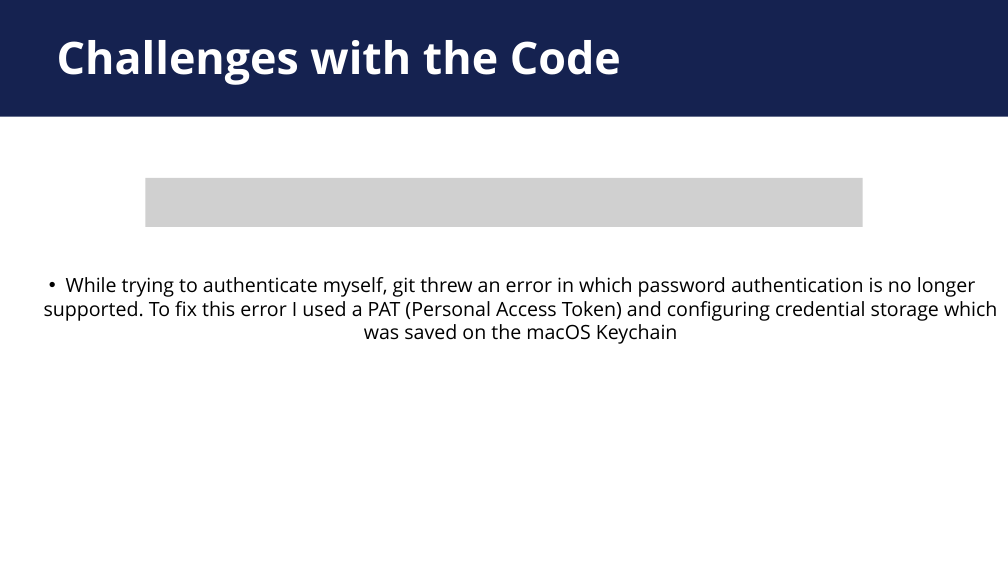
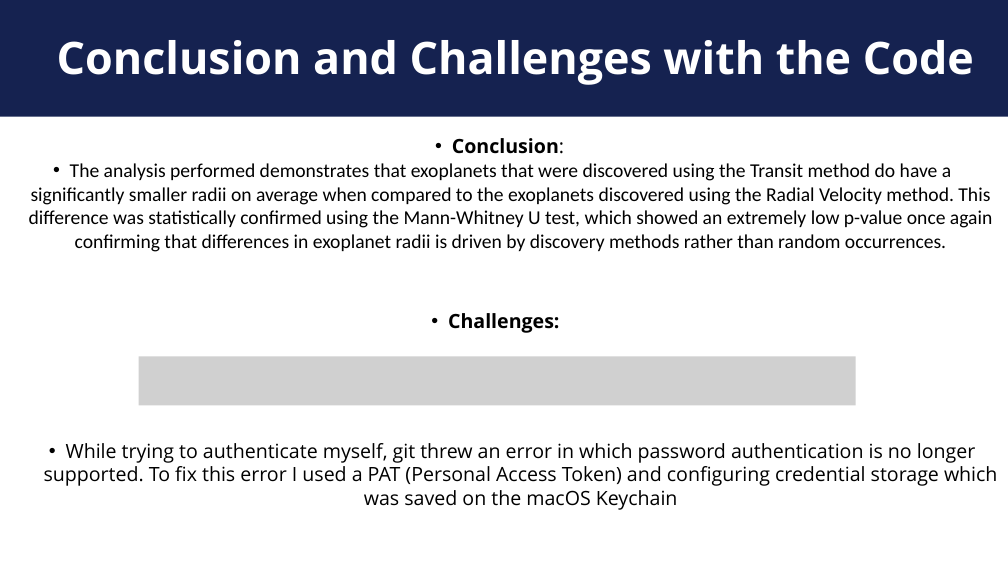
Before and after one commit to mohammedwarsi1/ProgrammingForDataScienceYork, a slide deck: slide 9 of presentation/Programming for Data Science Presentation.pptx (slide 10 before the commit). Drawn at 1008x567 pixels with LibreOffice and Linux fonts; fonts in the diff are those of the drawing; grey boxes stand for pictures. Boxes give left, top, right and bottom in pixels: in the first picture for what was removed or moved away, otherwise in the second. Text is boxed around its words. In the diff, an @@ line names an element or a change of style, - is before the commit and + after.

Commit message:
Updated the powerpoint and made minor changes

```diff
--- a/presentation/Programming for Data Science Presentation.pptx
+++ b/presentation/Programming for Data Science Presentation.pptx
@@ text at box(57, 40, 974, 85): text changed @@
-Challenges with the Code
+Conclusion and Challenges with the Code
@@ text added at box(29, 138, 992, 252), 28 pt, text #000000 @@
+  • Conclusion:
+  • The analysis performed demonstrates that exoplanets that were discovered using the Transit method do have a significantly smaller radii on average when compared to the exoplanets discovered using the Radial Velocity method. This difference was statistically confirmed using the Mann-Whitney U test, which showed an extremely low p-value once again confirming that differences in exoplanet radii is driven by discovery methods rather than random occurrences.
@@ text added at box(448, 313, 559, 333), 28 pt, text #000000, bold @@
+  • Challenges:
@@ picture: place and size @@
-picture at box(146, 178, 863, 227)
+picture at box(139, 356, 856, 405)
@@ text "While trying to authenticate myself, ...": place and size @@
-text "While trying to authenticate myself, ..." at box(44, 277, 997, 344)
+text "While trying to authenticate myself, ..." at box(44, 443, 997, 510)
```
